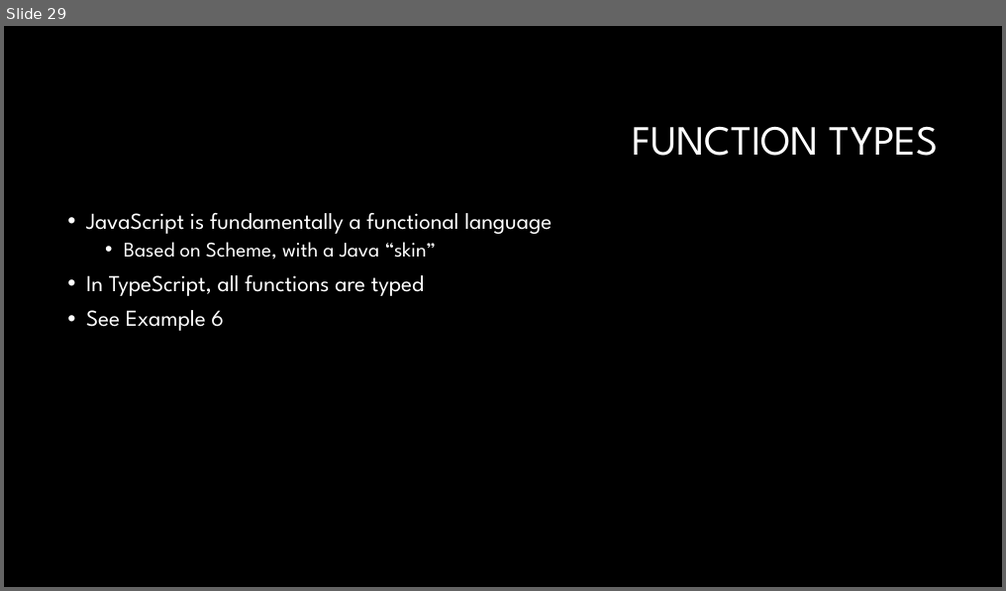
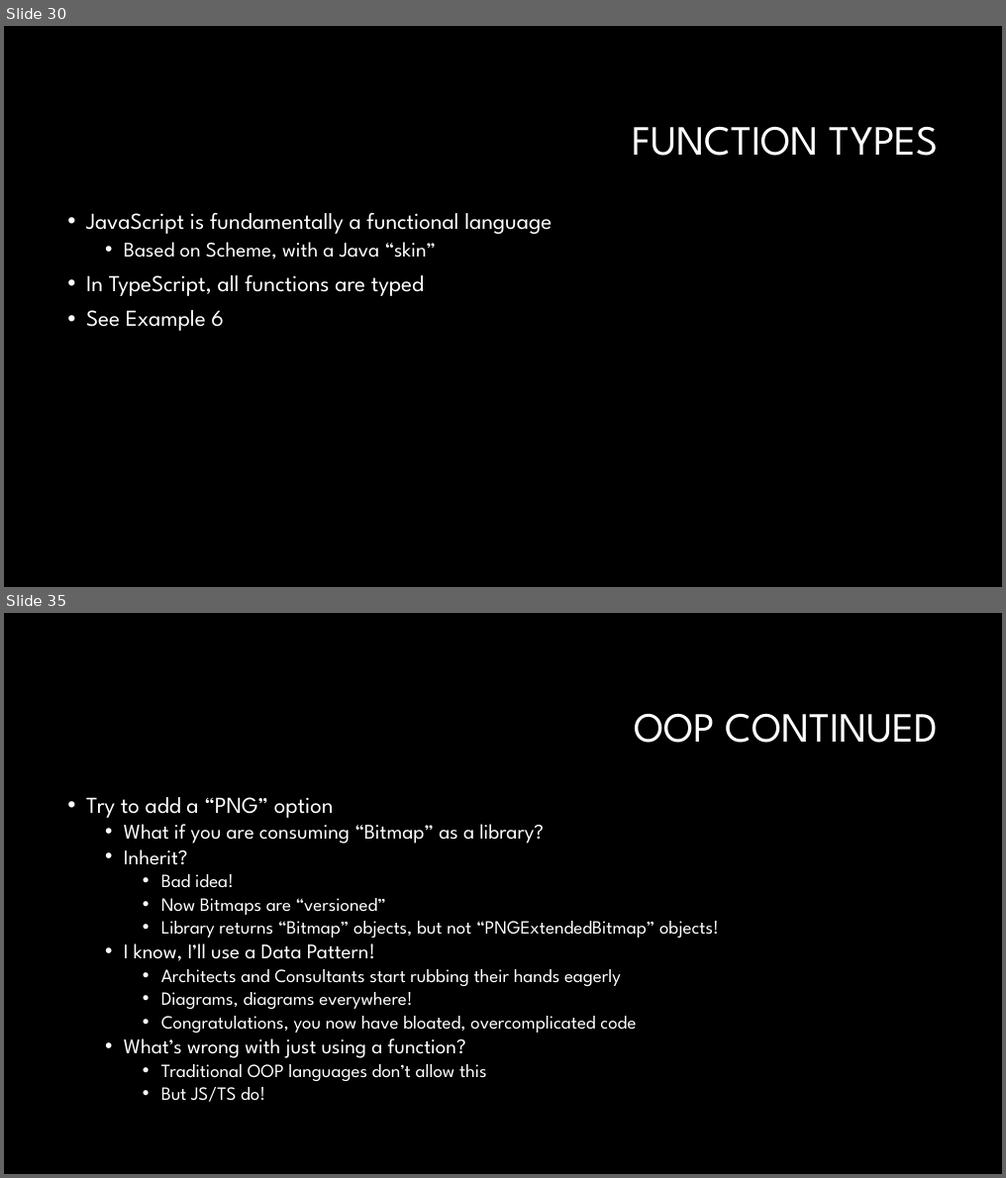
Before and after one commit to RonPenton/intro-to-typescript, a slide deck: Web development with Typescript.pptx. Shown one above the other, each under a label of ours: slide 29 before the commit, slides 30 and 35 after it; the slides between them are not shown. The pictures are 1006x591 and 1006x1178 pixels, drawn with LibreOffice and Linux fonts; fonts in the diff are those of the drawing; background and template pictures are left out. Boxes give left, top, right and bottom in pixels: in the first picture for what was removed or moved away, otherwise in the second. Text is boxed around its words. In the diff, an @@ line names an element or a change of style, - is before the commit and + after.

```diff
--- a/Web development with Typescript.pptx
+++ b/Web development with Typescript.pptx
@@ slide 35 added at [4,613,1002,1174], background #000000 @@
@@ title added at [634,713,939,743], 40 pt, text #FFFFFF @@
+OOP CONTINUED
@@ text added at [86,797,719,1102], 18 pt, text #FFFFFF @@
+• Try to add a “PNG” option
+  • What if you are consuming “Bitmap” as a library?
+  • Inherit?
+    • Bad idea!
+    • Now Bitmaps are “versioned”
+    • Library returns “Bitmap” objects, but not “PNGExtendedBitmap” objects!
+  • I know, I’ll use a Data Pattern!
+    • Architects and Consultants start rubbing their hands eagerly
+    • Diagrams, diagrams everywhere!
+    • Congratulations, you now have bloated, overcomplicated code
+  • What’s wrong with just using a function?
+    • Traditional OOP languages don’t allow this
+    • But JS/TS do!
@@ what was slide 29 is now slide 30 @@
```
Also in this commit, not shown: 6 other slides added, 21 other files.
